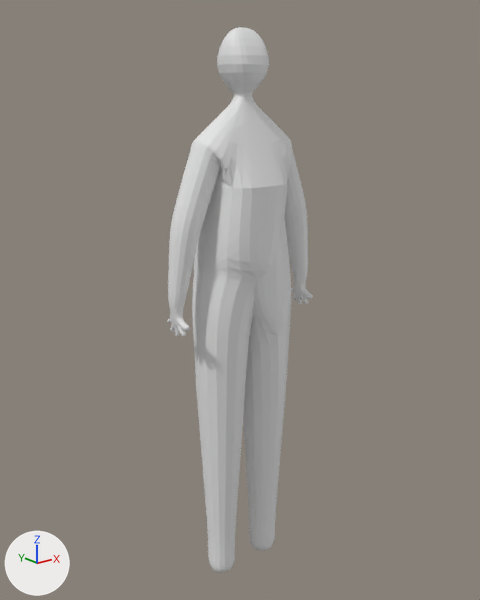
What one commit did to the Blender file Human1.blend.
Camera for both pictures: a 50 mm camera at (-1.014, -1.256, 1.77) aimed at (0.007, 0.019, 1.26). The axes (+X, +Y, +Z) are drawn at lower left. The lights are the same throughout.

The first picture shows 'Vert'.
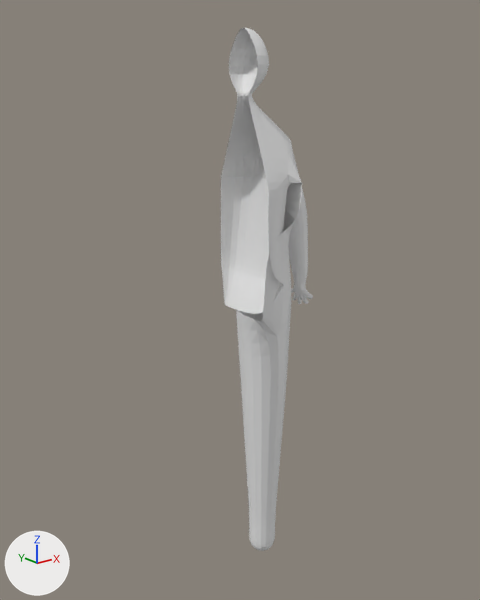
Commit message: 人モデリング中

Changed parts and their boxes [x1, y1, x2, y2] in the pictures (480 x 600 px):
'Vert', reshaped (37% narrower): before [167, 27, 313, 573]; after [221, 28, 313, 551]
part 1 of me_vert, deleted: before [167, 27, 285, 573]

The change, as a list of edits to the scene's bpy script:
```text
Change me_vert:
    used by ob_vert; location = (0.0, 0.0, 0.0); scale = (0.8, 0.8, 0.8)
    remove me_vert.from_pydata(...)  # 363 vertices, 364 faces; spans x -0.28..0.28, y -0.13..0.13, z 0.6..2.39
    add me_vert.from_pydata(...)  # 194 vertices, 180 faces; spans x -0.01..0.28, y -0.13..0.13, z 0.6..2.39
    me_vert part 1
    169 vertices are removed from x -0.28..0.0, y -0.13..0.13, z 0.6..2.39
    184 faces are deleted
```
